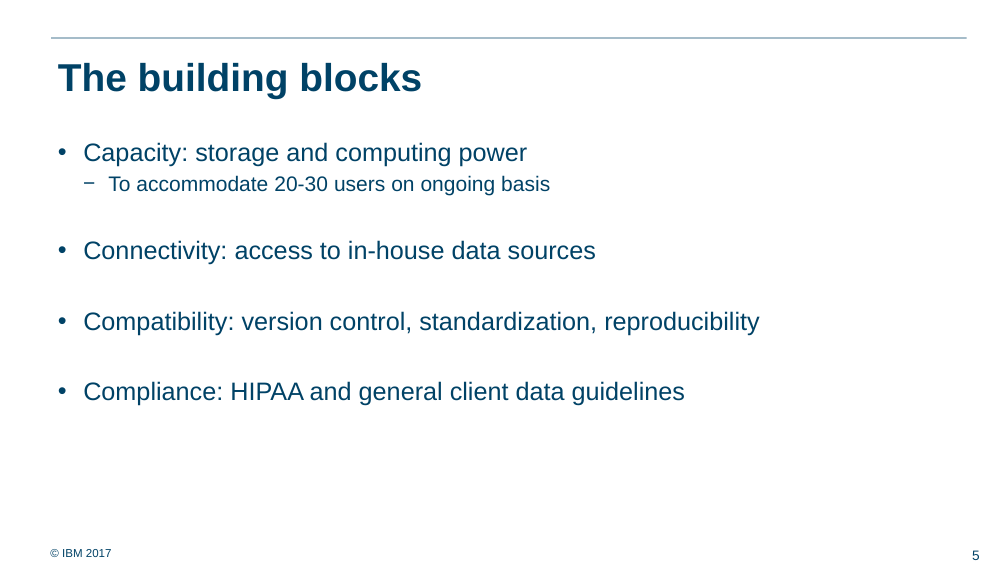
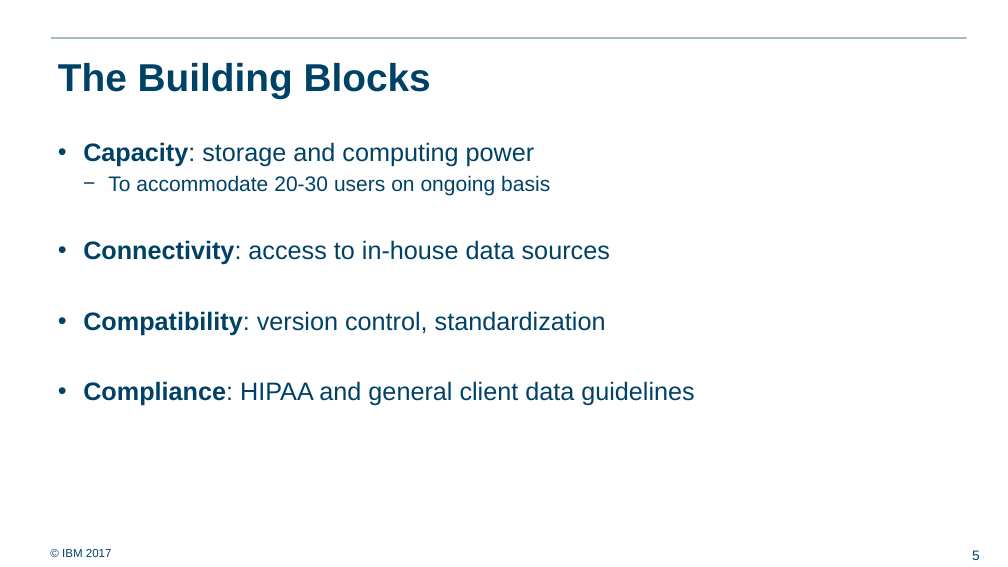
Before and after one commit to ralf0615/Analytics_project_backlog, a slide deck: slide 5 of Analytics_server_setup_v3.pptx. Drawn at 1008x567 pixels with LibreOffice and Linux fonts; fonts in the diff are those of the drawing; background and template pictures are left out. Boxes give left, top, right and bottom in pixels: in the first picture for what was removed or moved away, otherwise in the second. Text is boxed around its words. In the diff, an @@ line names an element or a change of style, - is before the commit and + after.

```diff
--- a/Analytics_server_setup_v3.pptx
+++ b/Analytics_server_setup_v3.pptx
@@ title at [58,63,431,98]: text changed @@
-The building blocks
+The Building Blocks
@@ text at [83,142,694,406]: bold on in "Capacity:", "Connectivity:", "Compliance:" @@
@@ text at [83,311,606,336]: text changed @@
-• Compatibility: version control, standardization, reproducibility
+• Compatibility: version control, standardization
```
Also in this commit, not shown: 10 other slides changed, 5 other files.
